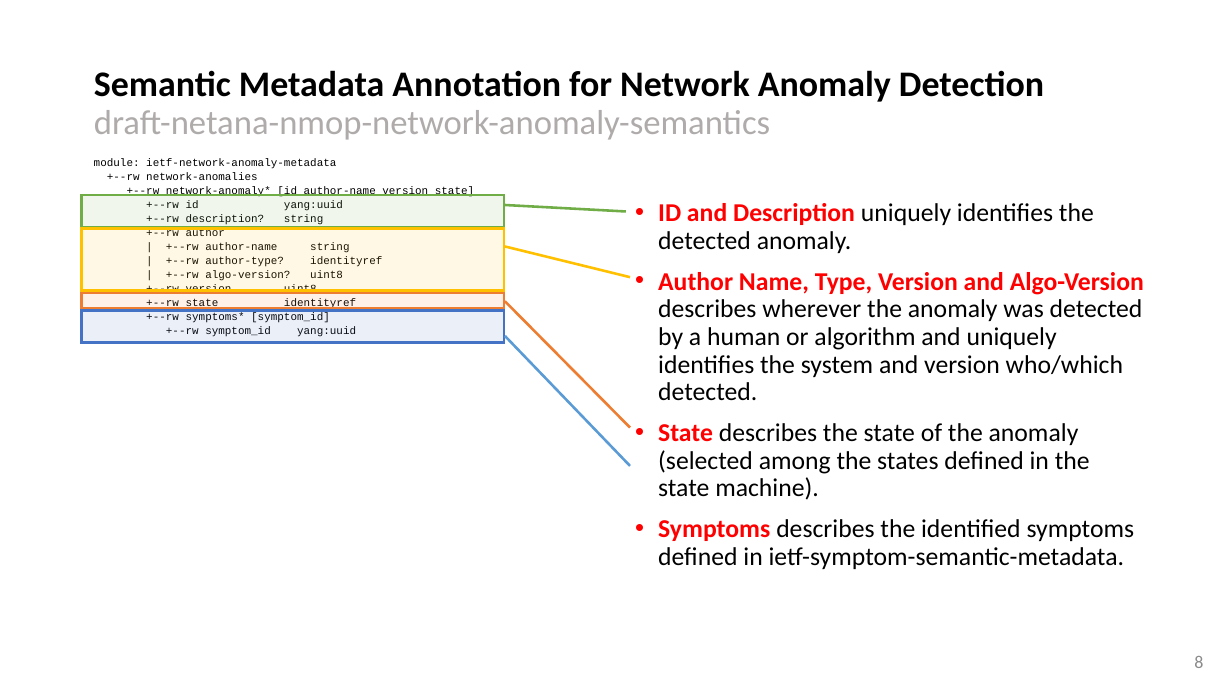
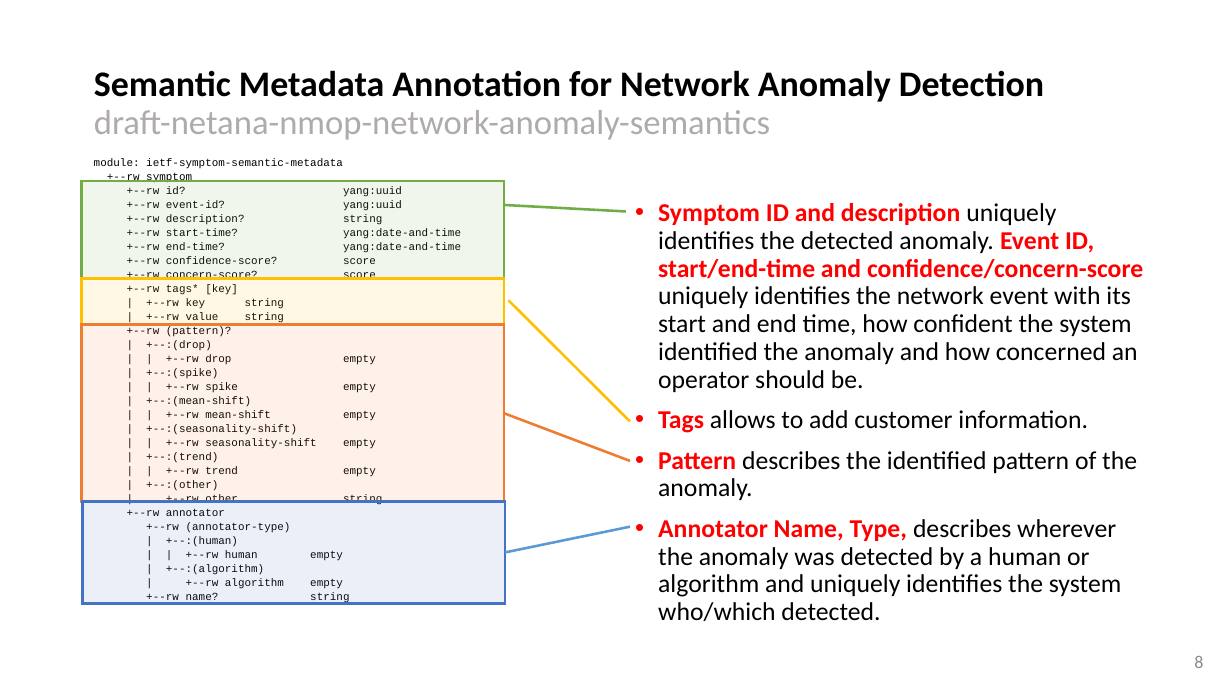
Before and after one commit to network-analytics/ietf-network-analytics-document-status, a slide deck: slide 8 of 120/NMOP/draft-netana-nmop-network-anomaly-architecture-semantics-lifecycle.pptx. Drawn at 1232x693 pixels with LibreOffice and Linux fonts; fonts in the diff are those of the drawing. Boxes give left, top, right and bottom in pixels: in the first picture for what was removed or moved away, otherwise in the second. Text is boxed around its words. In the diff, an @@ line names an element or a change of style, - is before the commit and + after.

```diff
--- a/120/NMOP/draft-netana-nmop-network-anomaly-architecture-semantics-lifecycle.pptx
+++ b/120/NMOP/draft-netana-nmop-network-anomaly-architecture-semantics-lifecycle.pptx
@@ text at [94,158,402,211]: text changed @@
-module: ietf-network-anomaly-metadata
-+--rw network-anomalies
-+--rw network-anomaly* [id author-name version state]
-+--rw id yang:uuid
+module: ietf-symptom-semantic-metadata
++--rw symptom
++--rw id? yang:uuid
++--rw event-id? yang:uuid
@@ rectangle: place and size @@
-rectangle at [81,195,504,227]
+rectangle at [81,181,504,279]
@@ text at [658,203,1143,621]: text changed @@
-• ID and Description uniquely identifies the detected anomaly.
-• Author Name, Type, Version and Algo-Version describes wherever the anomaly was detected by a human or algorithm and uniquely identifies the system and version who/which detected.
-• State describes the state of the anomaly (selected among the states defined in the state machine).
-• Symptoms describes the identified symptoms defined in ietf-symptom-semantic-metadata.
+• Symptom ID and description uniquely identifies the detected anomaly. Event ID, start/end-time and confidence/concern-score uniquely identifies the network event with its start and end time, how confident the system identified the anomaly and how concerned an operator should be.
+• Tags allows to add customer information.
+• Pattern describes the identified pattern of the anomaly.
+• Annotator Name, Type, describes wherever the anomaly was detected by a human or algorithm and uniquely identifies the system who/which detected.
@@ text at [127,228,461,603]: text changed @@
-+--rw author
-| +--rw author-name string
-| +--rw author-type? identityref
-| +--rw algo-version? uint8
-+--rw version uint8
-+--rw state identityref
-+--rw symptoms* [symptom_id]
-+--rw symptom_id yang:uuid
++--rw start-time? yang:date-and-time
++--rw end-time? yang:date-and-time
++--rw confidence-score? score
++--rw concern-score? score
++--rw tags* [key]
+| +--rw key string
+| +--rw value string
++--rw (pattern)?
+| +--:(drop)
+| | +--rw drop empty
+| +--:(spike)
+| | +--rw spike empty
+| +--:(mean-shift)
+| | +--rw mean-shift empty
+| +--:(seasonality-shift)
+| | +--rw seasonality-shift empty
+| +--:(trend)
+| | +--rw trend empty
+| +--:(other)
+| +--rw other string
++--rw annotator
++--rw (annotator-type)
+| +--:(human)
+| | +--rw human empty
+| +--:(algorithm)
+| +--rw algorithm empty
++--rw name? string
@@ rectangle: place and size @@
-rectangle at [81,228,504,290]
+rectangle at [81,278,504,324]
@@ rectangle: place and size @@
-rectangle at [81,293,504,308]
+rectangle at [81,324,504,502]
@@ line moved from (506, 247) - (630, 277) to (508, 300) - (630, 421) @@
@@ line moved from (506, 301) - (630, 428) to (505, 413) - (630, 461) @@
@@ rectangle: place and size @@
-rectangle at [81,311,504,343]
+rectangle at [82,502,505,604]
@@ line moved from (506, 336) - (630, 466) to (506, 553) - (630, 527) @@
```
Also in this commit, not shown: 4 other slides changed, 3 slides added, 1 other file.
